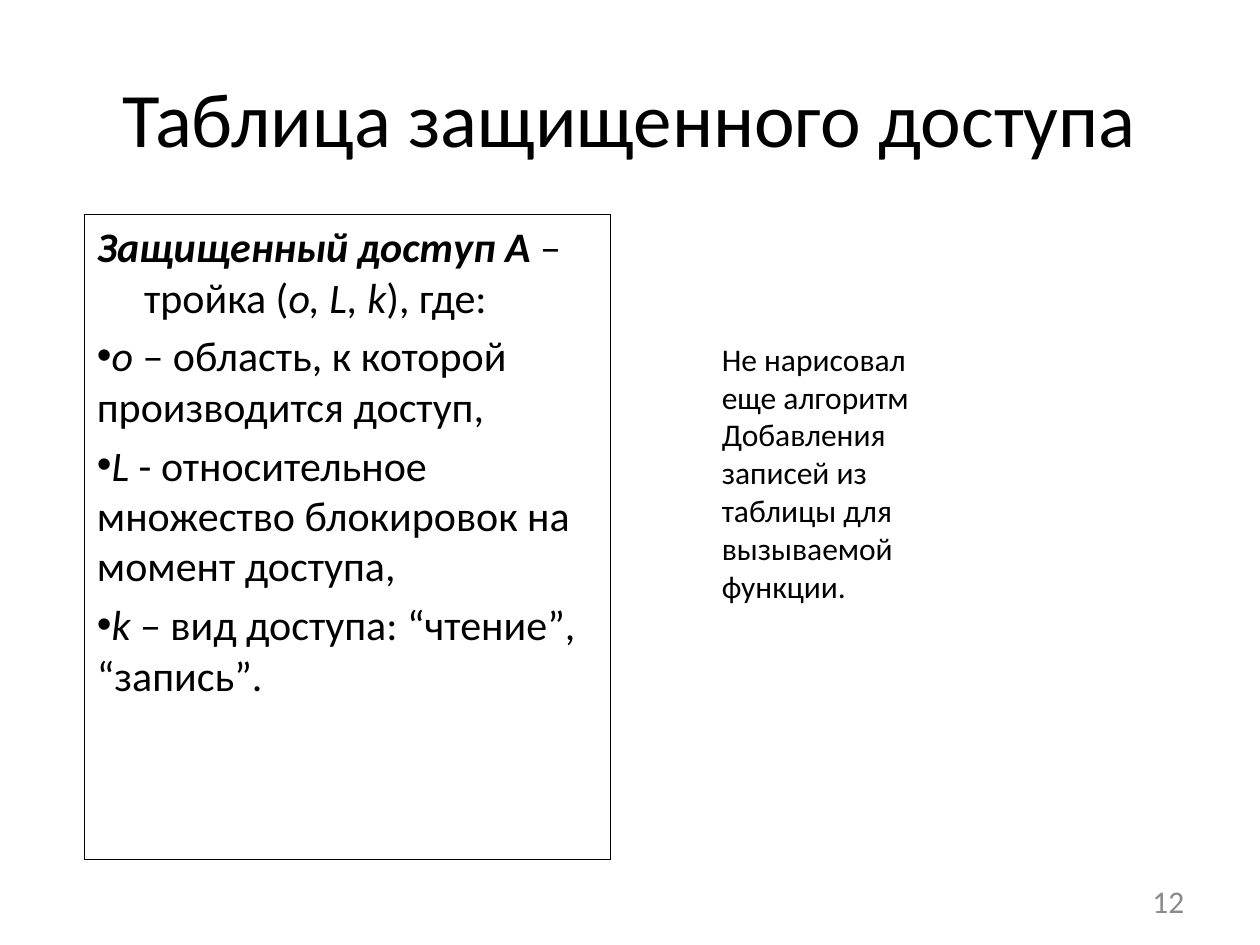
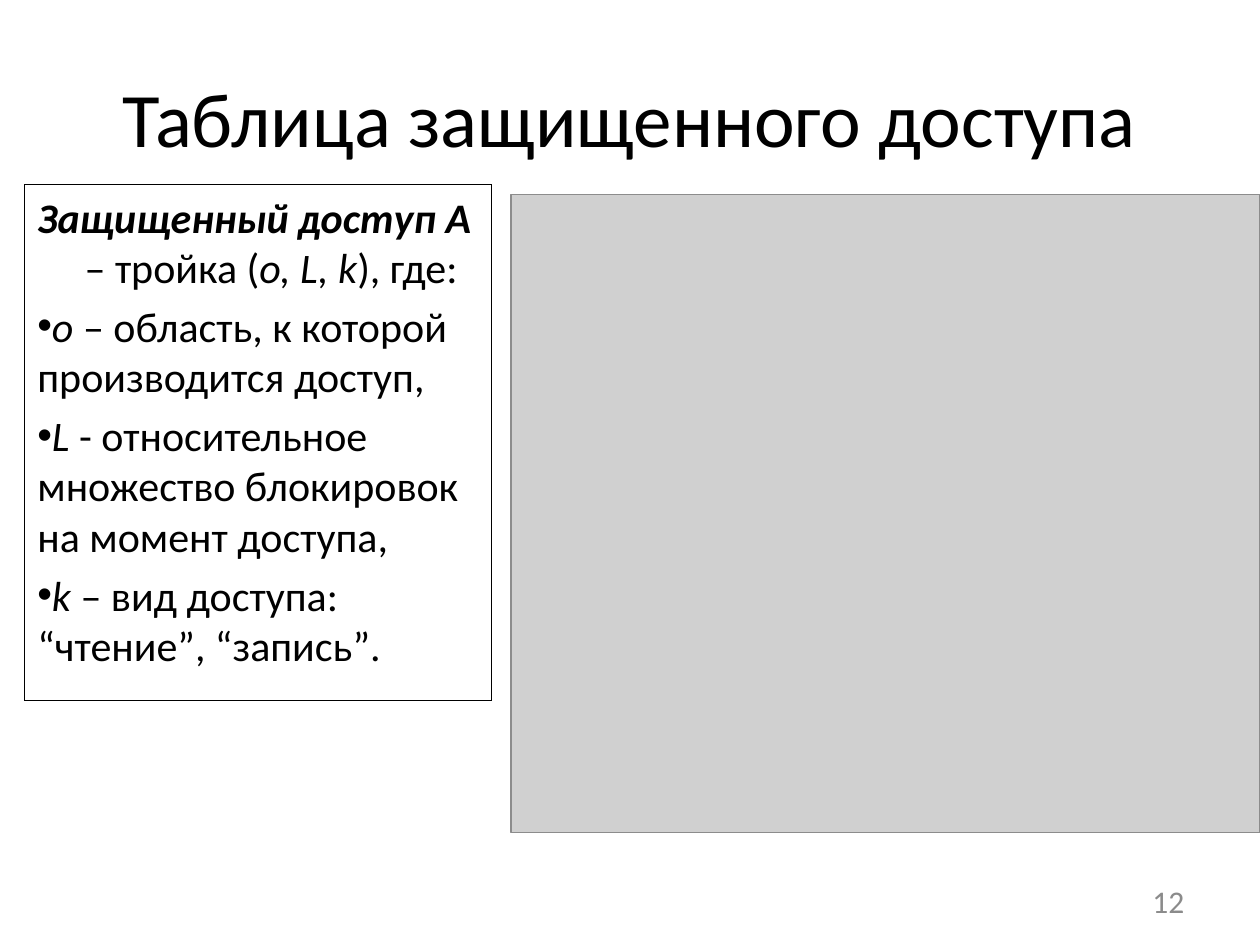
Before and after one commit to afrolovskiy/diplom, a slide deck: slide 12 of presentations/diplom/static race detection.pptx. Drawn at 1260x945 pixels with LibreOffice and Linux fonts; fonts in the diff are those of the drawing; grey boxes stand for pictures. Boxes give left, top, right and bottom in pixels: in the first picture for what was removed or moved away, otherwise in the second. Text is boxed around its words. In the diff, an @@ line names an element or a change of style, - is before the commit and + after.

```diff
--- a/presentations/diplom/static race detection.pptx
+++ b/presentations/diplom/static race detection.pptx
@@ rectangle "Защищенный доступ A – тройка ...": place and size @@
-rectangle "Защищенный доступ A – тройка ..." at [84,214,610,859]
+rectangle "Защищенный доступ A – тройка ..." at [25,185,491,701]
@@ picture added at [512,195,1260,834] @@
@@ text removed at [722,350,908,604] @@
-Не нарисовал еще алгоритм
-Добавления записей из таблицы для вызываемой функции.
```
Also in this commit, not shown: 3 other slides changed, 1 other file.
